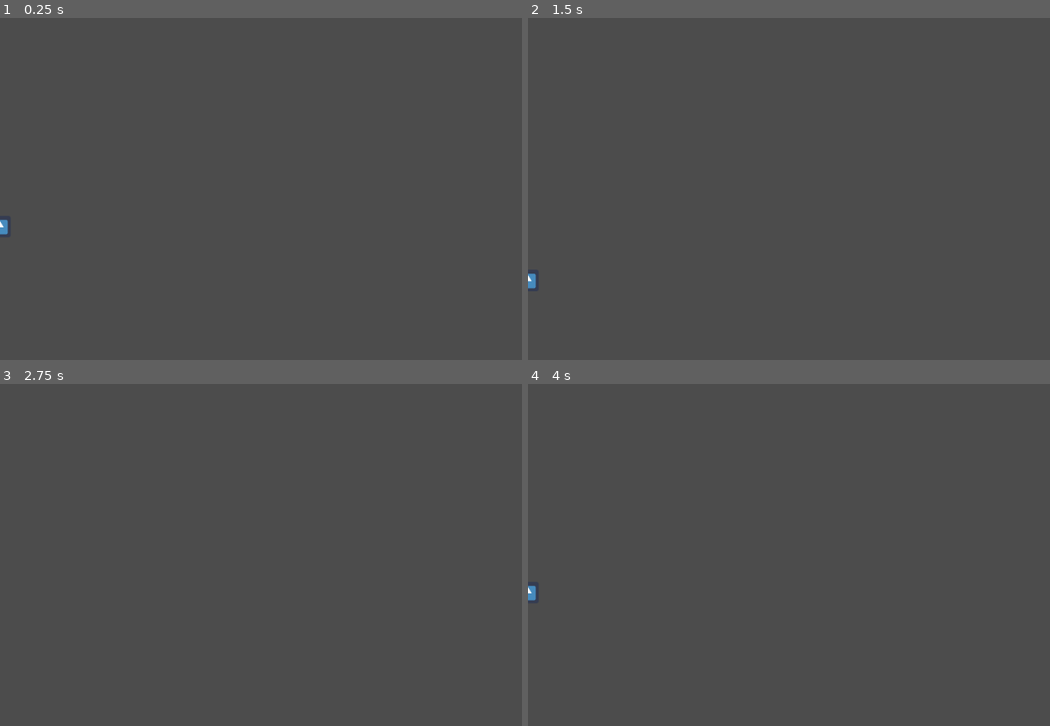
Above: before the commit, frames 1-4 (two rows, left to right).
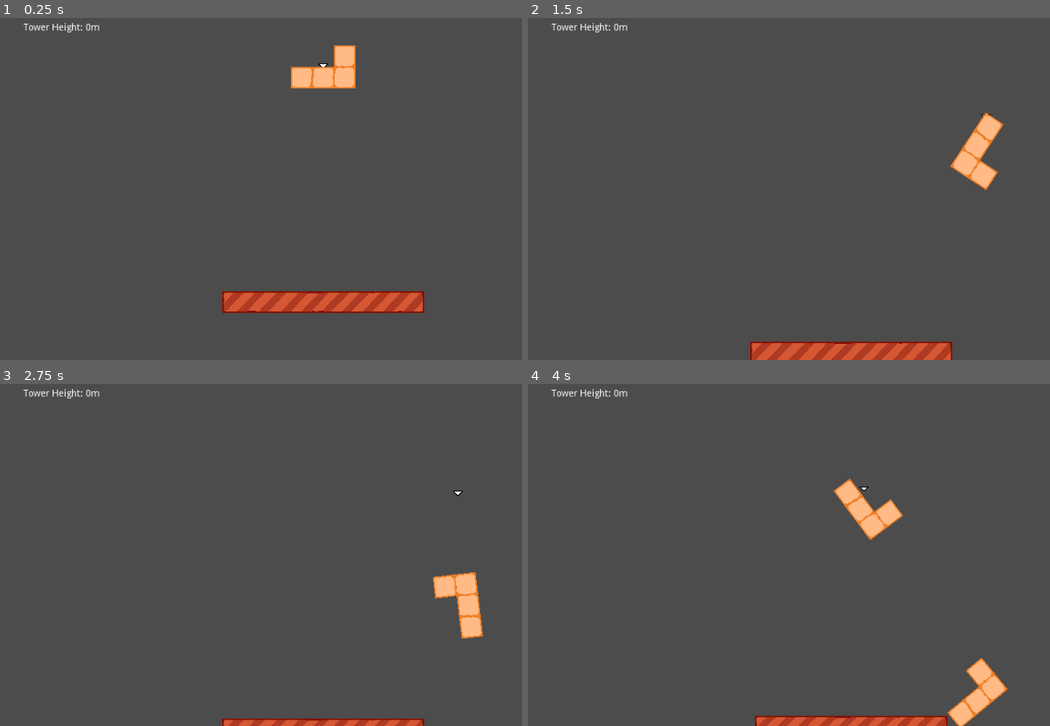
Above: after the commit, the same moments.

Repository: hapsal/pcgd-13
Game: Godot game, scene res://levels/1PGame.tscn
The game is run twice, just before and just after one commit, with the same random seed, the same clock (stepped at 60 frames per second) and the same inputs. Before the commit the project starts from res://levels/TestLevel.tscn. The engine's default icon, where the game draws it, is replaced by a stand-in: a white triangle on a blue panel in a dark square.
Inputs:
- Up to frame 1 (0.25 s): no input
- Up to frame 2 (1.5 s): hold Right (move_right) 0.53-1.28 s; hold E (rotate_clockwise) 0.53-1.28 s; tap Q (rotate_counter_clockwise) at 0.8, 1.35 s; hold Down (move_down) from 1.28 s (still down)
- Up to frame 3 (2.75 s): tap E (rotate_clockwise) at 1.55 s; release Down (move_down) at 2.03 s; hold Right (move_right) from 2.03 s (still down); hold E (rotate_clockwise) from 2.03 s (still down); tap Q (rotate_counter_clockwise) at 2.3 s
- Up to frame 4 (4 s): release Right (move_right) at 2.78 s; release E (rotate_clockwise) at 2.78 s; hold Up (move_up) 2.78-3.53 s; tap Q (rotate_counter_clockwise) at 2.85, 3.8 s; tap E (rotate_clockwise) at 3.05 s; hold Left (move_left) from 3.53 s (still down); hold E (rotate_clockwise) from 3.53 s (still down)

The runs differ from the first frame. In frame 1, 3.7% of the frame differs, in the area x 0-82%, y 1-87%; in frame 2, 3.4%; in frame 3, 2.1%; in frame 4, 3.3%.

Commit message:
Fairly sizable refactor

Diff:
--- a/Block.gd
+++ b/Block.gd
@@ -1,3 +1,4 @@
+tool
 extends RigidBody2D
 class_name Block, "res://editor_tools/icons/Block.svg"
 
@@ -5,13 +6,13 @@
 var rotation_accumulator: float = 0.0
 
 func _process(delta):
-	#self.rotation = rotation_accumulator
 	pass
 
 func _ready():
 	set_contact_monitor(true)
 	contacts_reported = 10
 	collision_objects = get_collision_objects()
+	continuous_cd = CCD_MODE_CAST_RAY
 
 func is_colliding_with_another_object() -> bool:
 	return not get_colliding_bodies().empty()
--- a/BlockManager.gd
+++ b/BlockManager.gd
@@ -3,31 +3,16 @@
 var blocks:Array
 export(String, DIR) var blocks_directory = "res://blocks"
 var block_types:Array
-var rotation_speed = 0.01  # Adjust this as needed
-var last_spawned_block: Block  # Variable to keep track of the last spawned block
-
-# Called when the node enters the scene tree for the first time.
-func _process(delta):
-	if Input.is_action_pressed("rotate_counter_clockwise"):
-		last_spawned_block.rotate_block(-rotation_speed)
-	# Check for user input to rotate clockwise
-	if Input.is_action_pressed("rotate_clockwise"):
-		last_spawned_block.rotate_block(rotation_speed)
 
 
 func _ready():
 	block_types = load_block_types()
-	print(block_types)
 
-func rotate_last_spawned_block(angle: float) -> void:
-	if last_spawned_block:
-		last_spawned_block.rotate_block(angle)
 
 func spawn_block_at(location:Vector2) -> Block:
 	var new_block = block_types[randi() % (block_types.size())].instance()
 	add_child(new_block)
 	new_block.transform.origin = location
-	last_spawned_block = new_block
 	return new_block
 
 func get_tower_height() -> float:
--- /dev/null
+++ b/Camera2D.gd
@@ -0,0 +1,13 @@
+extends Camera2D
+
+# Camera properties
+var speed = 200.0
+var sensitivity = 0.1
+var min_zoom = 2
+var max_zoom = 1
+var min_y = -500
+var max_y = 500
+
+# Process function
+func _process(delta):
+	pass
--- a/CursorSprite.gd
+++ b/CursorSprite.gd
@@ -1,4 +1,7 @@
 extends Sprite
 
+var previous_position
+
 func _process(delta):
-	transform.origin.y += sin(Time.get_ticks_msec()*0.005)*0.1
+	offset.y += sin(Time.get_ticks_msec()*0.005)*0.1
+	position.y = lerp(position.y, 0, 0.1)
--- /dev/null
+++ b/HeightLabel.gd
@@ -0,0 +1,11 @@
+extends Label
+
+export(int, 0, 3) var significant_figures = 2
+export(float) var height_scale = 0.01
+export(String) var text_format = "Tower Height: %sm"
+
+func update_height(var height:float) -> void:
+	text = text_format % str(stepify(((height)*height_scale), pow(0.1, significant_figures)))
+
+func _ready():
+	pass
--- a/Player.gd
+++ b/Player.gd
@@ -1,29 +1,46 @@
-extends Area2D
+extends Node2D
 
-export var speed = 400 # The players move speed
-var screen_size
-export(float, 0, 400, 1) var horizontal_movement_limit
+export(float) var vertical_distance_above_tower = 400
+export(float) var move_speed = 400
+export(float) var rotation_speed = 200
+export(float, 0, 400, 1) var horizontal_movement_limit = 200
+var cursor_sprite:Sprite
+var active_block:Block
+
 func _ready():
-	screen_size = get_viewport_rect().size
+	position.y = -vertical_distance_above_tower
+	cursor_sprite = $CursorSprite
 
 func _process(delta):
-	var velocity = Vector2.ZERO # The players movement vector
+	position.x += movement_input() * move_speed * delta
+	position.x = clamp(position.x, -horizontal_movement_limit, horizontal_movement_limit)
+	active_block.global_position.x = lerp(active_block.global_position.x, global_position.x, 0.5)
 
+	active_block.rotate_block(rotation_input() * rotation_speed * delta)
+
+func move_to_height(var tower_height:float) -> void:
+	var previous_position_y = position.y
+	position.y = -tower_height - vertical_distance_above_tower
+	cursor_sprite.position.y += (previous_position_y - position.y)
+
+func movement_input() -> float:
+	var velocity = 0.0
 	if Input.is_action_pressed("move_right"):
-		velocity.x += 1
+		velocity += 1
 	if Input.is_action_pressed("move_left"):
-		velocity.x -= 1
-	if Input.is_action_pressed("move_up"):
-		velocity.y -= 1
-	if Input.is_action_pressed("move_down"):
-		velocity.y += 1
+		velocity -= 1
+	return velocity
 
-	if velocity.length() > 0:
-		velocity = velocity.normalized() * speed
-		# With the code below we can check whether the player is moving or not
-		#$AnimatedSprite2D.play()
-	#else:
-	#	$AnimatedSprite2D.stop()
+func rotation_input() -> float:
+	var rotation_direction = 0.0
+	if Input.is_action_pressed("rotate_clockwise"):
+		rotation_direction += 1
+	if Input.is_action_pressed("rotate_counter_clockwise"):
+		rotation_direction -= 1
+	return rotation_direction
 
-	position += velocity * delta
-	position.x = clamp(position.x, -horizontal_movement_limit, horizontal_movement_limit)
+func set_active_block(var new_active_block:Block) -> Block:
+	if active_block:
+		active_block.linear_velocity.y = 0
+	active_block = new_active_block
+	return active_block
--- a/blocks/L_tetromino.tscn
+++ b/blocks/L_tetromino.tscn
@@ -4,7 +4,10 @@
 [ext_resource path="res://Block.gd" type="Script" id=2]
 
 [node name="L_tetromino" type="RigidBody2D"]
-mass = 2.0
+mass = 10.0
+continuous_cd = 1
+contacts_reported = 10
+contact_monitor = true
 can_sleep = false
 script = ExtResource( 2 )
 
--- a/blocks/S_tetromino.tscn
+++ b/blocks/S_tetromino.tscn
@@ -4,7 +4,10 @@
 [ext_resource path="res://Block.gd" type="Script" id=2]
 
 [node name="S_tetromino" type="RigidBody2D"]
-mass = 2.0
+mass = 10.0
+continuous_cd = 1
+contacts_reported = 10
+contact_monitor = true
 can_sleep = false
 script = ExtResource( 2 )
 
--- a/blocks/T_tetromino.tscn
+++ b/blocks/T_tetromino.tscn
@@ -4,7 +4,10 @@
 [ext_resource path="res://Block.gd" type="Script" id=2]
 
 [node name="T_tetromino" type="RigidBody2D"]
-mass = 2.0
+mass = 10.0
+continuous_cd = 1
+contacts_reported = 10
+contact_monitor = true
 can_sleep = false
 script = ExtResource( 2 )
 
--- a/blocks/Z_tetromino.tscn
+++ b/blocks/Z_tetromino.tscn
@@ -4,7 +4,10 @@
 [ext_resource path="res://Block.gd" type="Script" id=2]
 
 [node name="Z_tetromino" type="RigidBody2D"]
-mass = 2.0
+mass = 10.0
+continuous_cd = 1
+contacts_reported = 10
+contact_monitor = true
 can_sleep = false
 script = ExtResource( 2 )
 
--- a/blocks/funny_godot.tscn
+++ b/blocks/funny_godot.tscn
@@ -8,6 +8,9 @@
 [node name="funny_godot" type="RigidBody2D"]
 mass = 5.0
 physics_material_override = SubResource( 2 )
+continuous_cd = 1
+contacts_reported = 10
+contact_monitor = true
 can_sleep = false
 script = ExtResource( 2 )
 
--- a/blocks/square_tetromino.tscn
+++ b/blocks/square_tetromino.tscn
@@ -4,7 +4,10 @@
 [ext_resource path="res://Block.gd" type="Script" id=2]
 
 [node name="square_tetromino" type="RigidBody2D"]
-mass = 2.0
+mass = 10.0
+continuous_cd = 1
+contacts_reported = 10
+contact_monitor = true
 can_sleep = false
 script = ExtResource( 2 )
 
--- a/blocks/straight_tetromino.tscn
+++ b/blocks/straight_tetromino.tscn
@@ -4,7 +4,10 @@
 [ext_resource path="res://Block.gd" type="Script" id=2]
 
 [node name="straight_tetromino" type="RigidBody2D"]
-mass = 2.0
+mass = 10.0
+continuous_cd = 1
+contacts_reported = 10
+contact_monitor = true
 can_sleep = false
 script = ExtResource( 2 )
 
--- a/levels/1PGame.gd
+++ b/levels/1PGame.gd
@@ -2,40 +2,37 @@
 
 var screen_height
 var block_manager
-var player_cursor
+var player
 var camera:Camera2D
-export(bool) var spawn_blocks
-var block_spawn_timer = 0.0
+var height_label:Label
 var tower_height = 0
-var active_block:Block
 
 # Called when the node enters the scene tree for the first time.
 func _ready():
 	screen_height = get_viewport().get_visible_rect().size.y
 	block_manager = $BlockManager
 	camera = $Camera2D
-	player_cursor = $PlayerCursor
+	player = $Player
+	height_label = $HUD/HeightLabel
 
 # Called every frame. 'delta' is the elapsed time since the previous frame.
 func _process(delta):
-	tower_height = block_manager.get_tower_height()
-	block_spawn_timer += delta
-	if not active_block or active_block.is_colliding_with_another_object():
-		active_block = block_manager.spawn_block_at(player_cursor.position)
 	update_camera()
-	update_cursor()
+	update_player()
 	update_label()
 
-func update_label():
-	var label_node = $Height  # Replace "Label" with the actual name of your Label node
-	label_node.text = "Tower Height: " + str(round(tower_height))
-	label_node.rect_position.y = lerp(player_cursor.position.y, camera.get_camera_screen_center().y - screen_height*0.5*camera.zoom.y + 50, 1)
+	tower_height = block_manager.get_tower_height()
+	if not player.active_block or player.active_block.is_colliding_with_another_object():
+		player.active_block = block_manager.spawn_block_at(player.position)
 
 
+func update_label() -> void:
+	height_label.update_height(tower_height)
+
 func update_camera() -> void:
-	camera.position.y = lerp(camera.position.y, -tower_height - screen_height/2 + 50, 0.02)
-	var zoom_value = max(min(1+(tower_height/screen_height),2),1)
-	#camera.zoom = lerp(camera.zoom, Vector2(zoom_value, zoom_value), 0.05)
+	var zoom_value = max(min(1+(tower_height/screen_height)*1.3,2),1)
+	camera.zoom = lerp(camera.zoom, Vector2(zoom_value, zoom_value), 0.05)
+	camera.position.y = lerp(camera.position.y, player.position.y + screen_height*0.5*zoom_value, 0.02)
 
-func update_cursor() -> void:
-	player_cursor.position.y = lerp(player_cursor.position.y, camera.get_camera_screen_center().y - screen_height*0.5*camera.zoom.y + 50, 1)
+func update_player() -> void:
+	player.move_to_height(tower_height)
--- a/levels/1PGame.tscn
+++ b/levels/1PGame.tscn
@@ -1,9 +1,13 @@
-[gd_scene load_steps=8 format=2]
+[gd_scene load_steps=11 format=2]
 
-[ext_resource path="res://BlockManager.gd" type="Script" id=1]
-[ext_resource path="res://levels/1PGame.gd" type="Script" id=2]
+[ext_resource path="res://BlockManager.tscn" type="PackedScene" id=1]
+[ext_resource path="res://sprites/default_player_cursor.png" type="Texture" id=2]
 [ext_resource path="res://sprites/base.png" type="Texture" id=3]
-[ext_resource path="res://Cursor.tscn" type="PackedScene" id=4]
+[ext_resource path="res://Camera2D.gd" type="Script" id=4]
+[ext_resource path="res://levels/1PGame.gd" type="Script" id=5]
+[ext_resource path="res://CursorSprite.gd" type="Script" id=6]
+[ext_resource path="res://Player.gd" type="Script" id=7]
+[ext_resource path="res://HeightLabel.gd" type="Script" id=8]
 
 [sub_resource type="PhysicsMaterial" id=3]
 friction = 2.0
@@ -11,18 +15,18 @@
 [sub_resource type="RectangleShape2D" id=1]
 extents = Vector2( 150, 16 )
 
-[sub_resource type="RectangleShape2D" id=4]
-extents = Vector2( 300, 300 )
+[node name="1PGame" type="Node"]
+script = ExtResource( 5 )
 
-[node name="1PGame" type="Node2D"]
-position = Vector2( 450, 0 )
-script = ExtResource( 2 )
-spawn_blocks = true
+[node name="Player" type="Node2D" parent="."]
+script = ExtResource( 7 )
 
-[node name="PlayerCursor" parent="." instance=ExtResource( 4 )]
+[node name="CursorSprite" type="Sprite" parent="Player"]
+texture = ExtResource( 2 )
+script = ExtResource( 6 )
 
 [node name="Base" type="StaticBody2D" parent="."]
-position = Vector2( 0, 450 )
+position = Vector2( 0, -50 )
 physics_material_override = SubResource( 3 )
 
 [node name="CollisionShape2D" type="CollisionShape2D" parent="Base"]
@@ -31,11 +35,24 @@
 [node name="Sprite" type="Sprite" parent="Base"]
 texture = ExtResource( 3 )
 
-[node name="Area2D" type="Area2D" parent="."]
+[node name="BlockManager" parent="." instance=ExtResource( 1 )]
 
-[node name="CollisionShape2D" type="CollisionShape2D" parent="Area2D"]
-shape = SubResource( 4 )
+[node name="Camera2D" type="Camera2D" parent="."]
+offset = Vector2( 0, -200 )
+current = true
+script = ExtResource( 4 )
 
-[node name="BlockManager" type="Node2D" parent="."]
-script = ExtResource( 1 )
-blocks_directory = "res://blocks"
+[node name="HUD" type="CanvasLayer" parent="."]
+layer = 128
+
+[node name="HeightLabel" type="Label" parent="HUD"]
+anchor_top = 0.402
+anchor_right = 0.578
+anchor_bottom = 0.402
+margin_left = 35.0
+margin_top = -177.08
+margin_right = 35.0
+margin_bottom = -163.08
+text = "Placeholder"
+clip_text = true
+script = ExtResource( 8 )
--- a/levels/Camera2D.gd
+++ /dev/null
@@ -1,33 +0,0 @@
-extends Camera2D
-
-
-
-# Camera properties
-var speed = 200.0
-var sensitivity = 0.1
-var min_x = -1000
-var max_x = 1000
-var min_y = -500
-var max_y = 500
-# Process function
-func _process(delta):
-
-	# User controls
-	var input_movement = Vector2()
-
-	# Keyboard input
-	if Input.is_action_pressed("ui_page_up"):
-		input_movement.y -= 1
-	if Input.is_action_pressed("ui_page_down"):
-		input_movement.y += 1
-
-	# Normalize to prevent faster diagonal movement
-	input_movement = input_movement.normalized()
-
-
-	# Apply movement
-	offset += input_movement * speed * delta
-
-	# Optional: Keep the camera within specific bounds (adjust as needed)
-	var camera_position = global_position
-	global_position = camera_position
--- a/levels/TestLevel.tscn
+++ /dev/null
@@ -1,8 +0,0 @@
-[gd_scene load_steps=2 format=2]
-
-[ext_resource path="res://Player.tscn" type="PackedScene" id=1]
-
-[node name="TestLevel" type="Node2D"]
-
-[node name="Player" parent="." instance=ExtResource( 1 )]
-position = Vector2( 649, 342 )
--- a/levels/TowerHeightTest.tscn
+++ /dev/null
@@ -1,54 +0,0 @@
-[gd_scene load_steps=10 format=2]
-
-[ext_resource path="res://Player.gd" type="Script" id=1]
-[ext_resource path="res://levels/1PGame.gd" type="Script" id=2]
-[ext_resource path="res://sprites/base.png" type="Texture" id=3]
-[ext_resource path="res://BlockManager.tscn" type="PackedScene" id=4]
-[ext_resource path="res://levels/Camera2D.gd" type="Script" id=5]
-[ext_resource path="res://sprites/default_player_cursor.png" type="Texture" id=10]
-[ext_resource path="res://CursorSprite.gd" type="Script" id=11]
-
-[sub_resource type="PhysicsMaterial" id=3]
-friction = 2.0
-
-[sub_resource type="RectangleShape2D" id=1]
-extents = Vector2( 150, 16 )
-
-[node name="1PGame" type="Node2D"]
-position = Vector2( 450, 0 )
-script = ExtResource( 2 )
-spawn_blocks = true
-
-[node name="PlayerCursor" type="Area2D" parent="."]
-position = Vector2( 0, -450 )
-script = ExtResource( 1 )
-horizontal_movement_limit = 160.0
-
-[node name="CursorSprite" type="Sprite" parent="PlayerCursor"]
-texture = ExtResource( 10 )
-script = ExtResource( 11 )
-
-[node name="Base" type="StaticBody2D" parent="."]
-position = Vector2( 0, -50 )
-physics_material_override = SubResource( 3 )
-
-[node name="CollisionShape2D" type="CollisionShape2D" parent="Base"]
-shape = SubResource( 1 )
-
-[node name="Sprite" type="Sprite" parent="Base"]
-texture = ExtResource( 3 )
-
-[node name="BlockManager" parent="." instance=ExtResource( 4 )]
-
-[node name="Camera2D" type="Camera2D" parent="."]
-position = Vector2( 8, -270 )
-current = true
-script = ExtResource( 5 )
-
-[node name="Height" type="Label" parent="."]
-anchor_top = 10.0
-anchor_bottom = 10.0
-margin_left = -405.0
-margin_top = -498.0
-margin_right = -319.0
-margin_bottom = -455.0
--- a/project.godot
+++ b/project.godot
@@ -21,7 +21,7 @@
 [application]
 
 config/name="pcgd-13"
-run/main_scene="res://levels/TestLevel.tscn"
+run/main_scene="res://levels/1PGame.tscn"
 config/icon="res://icon.png"
 
 [display]
@@ -84,8 +84,8 @@
 
 [physics]
 
+common/physics_fps=120
 common/enable_pause_aware_picking=true
-2d/default_gravity=200
 
 [rendering]
 
